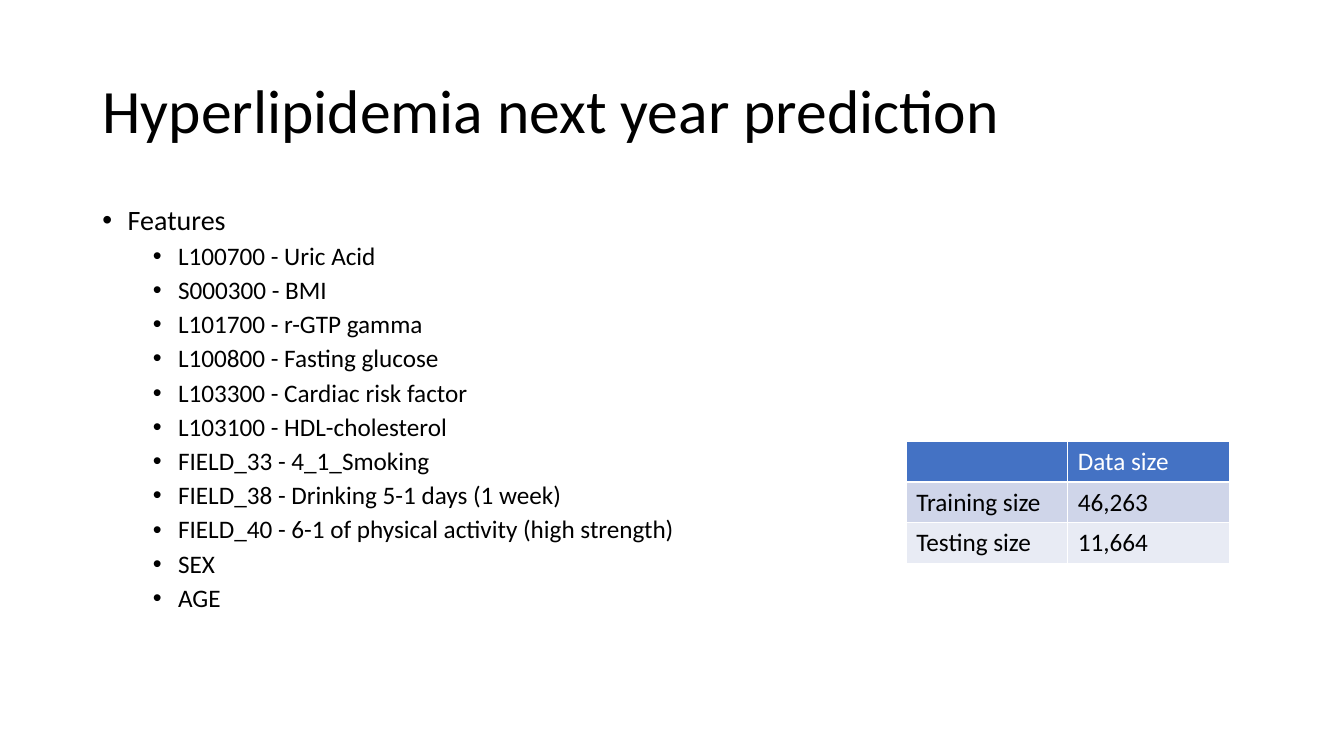
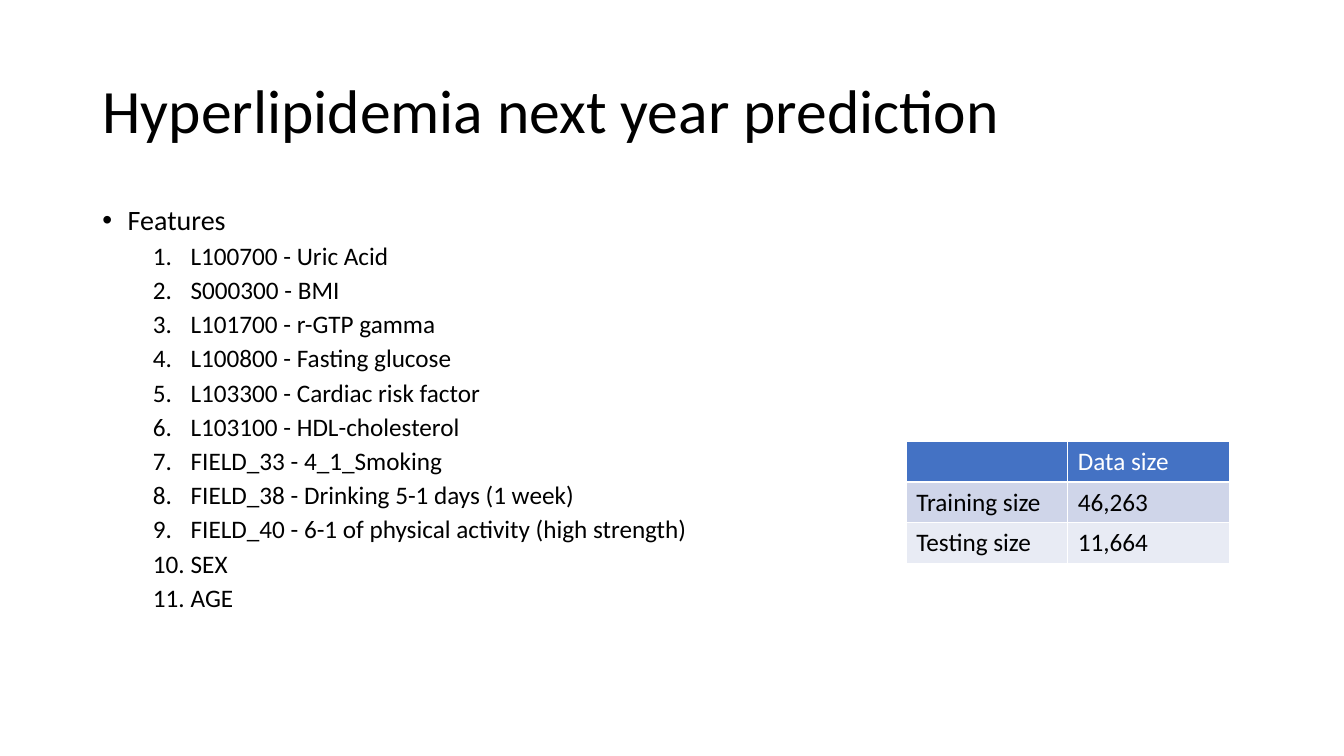
Before and after one commit to henockmamo54/Health-Data-Analysis-Diabetics, a slide deck: slide 4 of hyperlipidemia/Hyperlipidemia classification summary.pptx. Drawn at 1344x756 pixels with LibreOffice and Linux fonts; fonts in the diff are those of the drawing. Boxes give left, top, right and bottom in pixels: in the first picture for what was removed or moved away, otherwise in the second. Text is boxed around its words. In the diff, an @@ line names an element or a change of style, - is before the commit and + after.

```diff
--- a/hyperlipidemia/Hyperlipidemia classification summary.pptx
+++ b/hyperlipidemia/Hyperlipidemia classification summary.pptx
@@ text at (191, 247, 686, 607): bullet • to 1. @@
```
Also in this commit, not shown: 44 other files.
